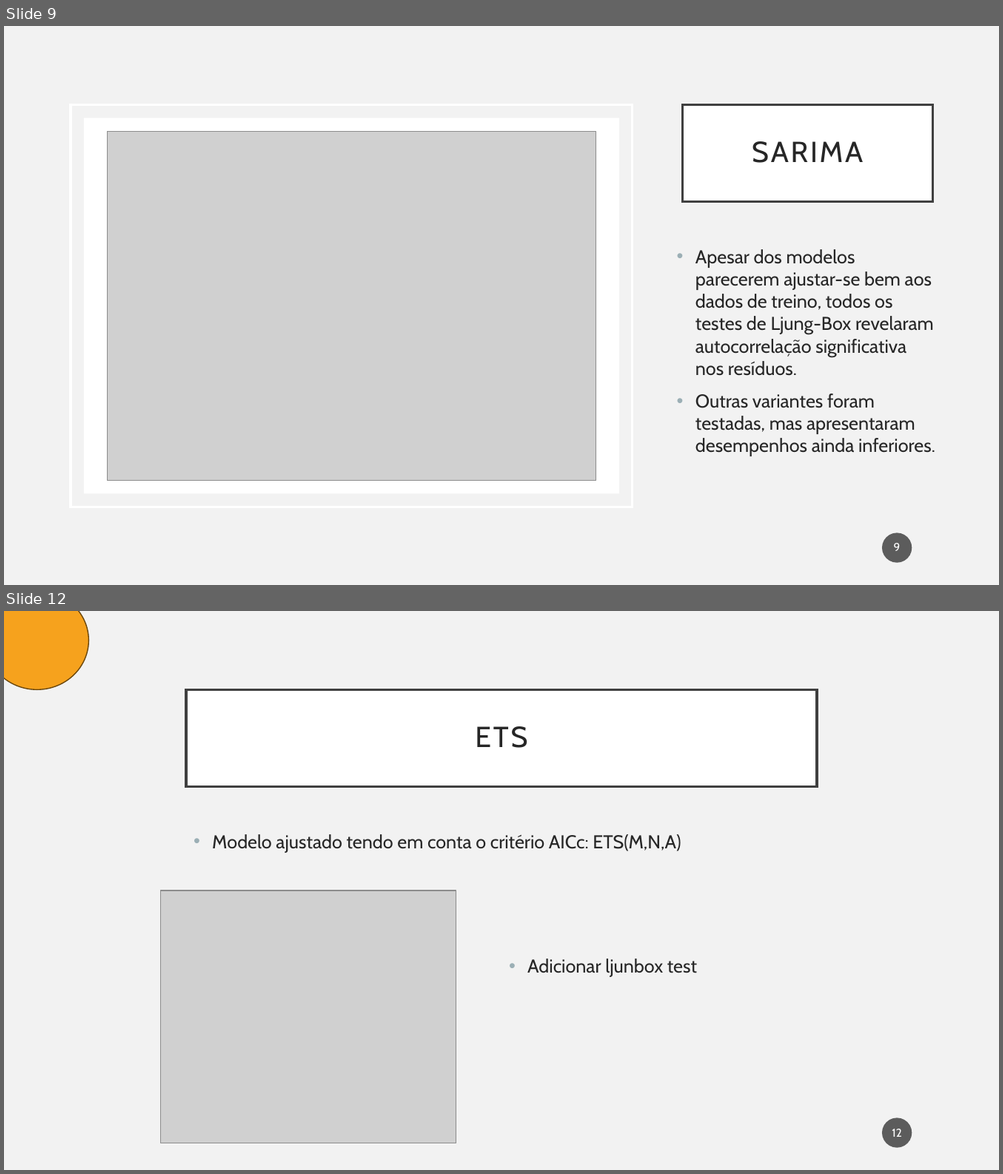
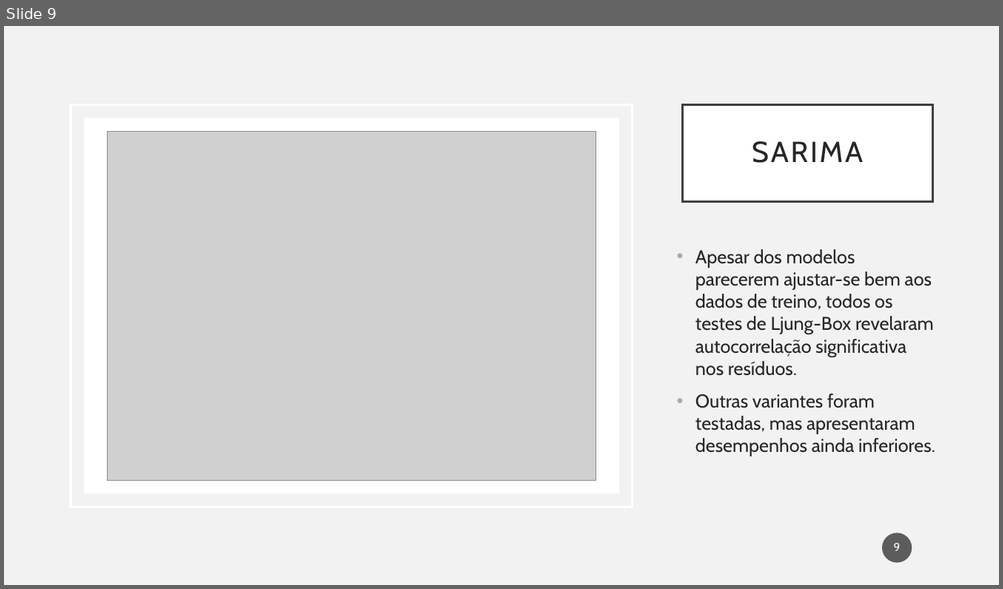
Before and after one commit to Hugoverissimo21/ElectricityForecastES, a slide deck: slides.pptx. Shown one above the other, each under a label of ours: slides 9 and 12 before the commit, slide 9 after it; the slides between them are not shown. The pictures are 1003x1174 and 1003x589 pixels, drawn with LibreOffice and Linux fonts; fonts in the diff are those of the drawing; grey boxes stand for pictures. Boxes give left, top, right and bottom in pixels: in the first picture for what was removed or moved away, otherwise in the second. Text is boxed around its words. In the diff, an @@ line names an element or a change of style, - is before the commit and + after.

```diff
--- a/slides.pptx
+++ b/slides.pptx
@@ slide 12 removed at (4, 611, 999, 1170), background #F2F2F2 @@
@@ ellipse removed at (4, 611, 88, 689) @@
@@ title removed at (186, 689, 817, 786) @@
-ETS
@@ text removed at (212, 834, 680, 853) @@
-• Modelo ajustado tendo em conta o critério AICc: ETS(M,N,A)
@@ picture removed at (161, 891, 456, 1144) @@
@@ text removed at (527, 959, 697, 977) @@
-• Adicionar ljunbox test
@@ page number removed at (882, 1119, 912, 1148) @@
-12
```
Also in this commit, not shown: 6 slides changed, 6 slides added, 4 other slides removed, 1 other file.
